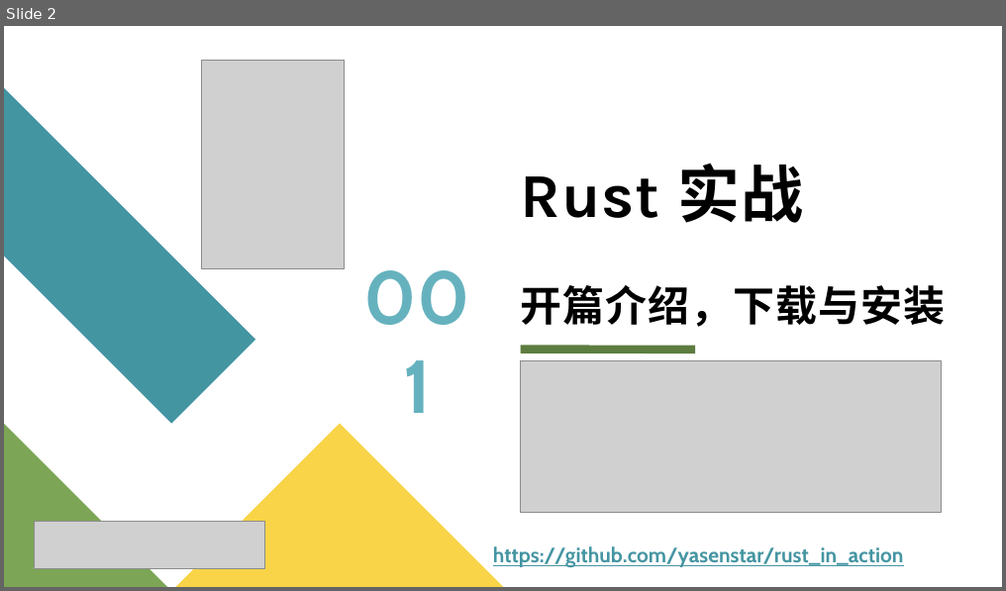
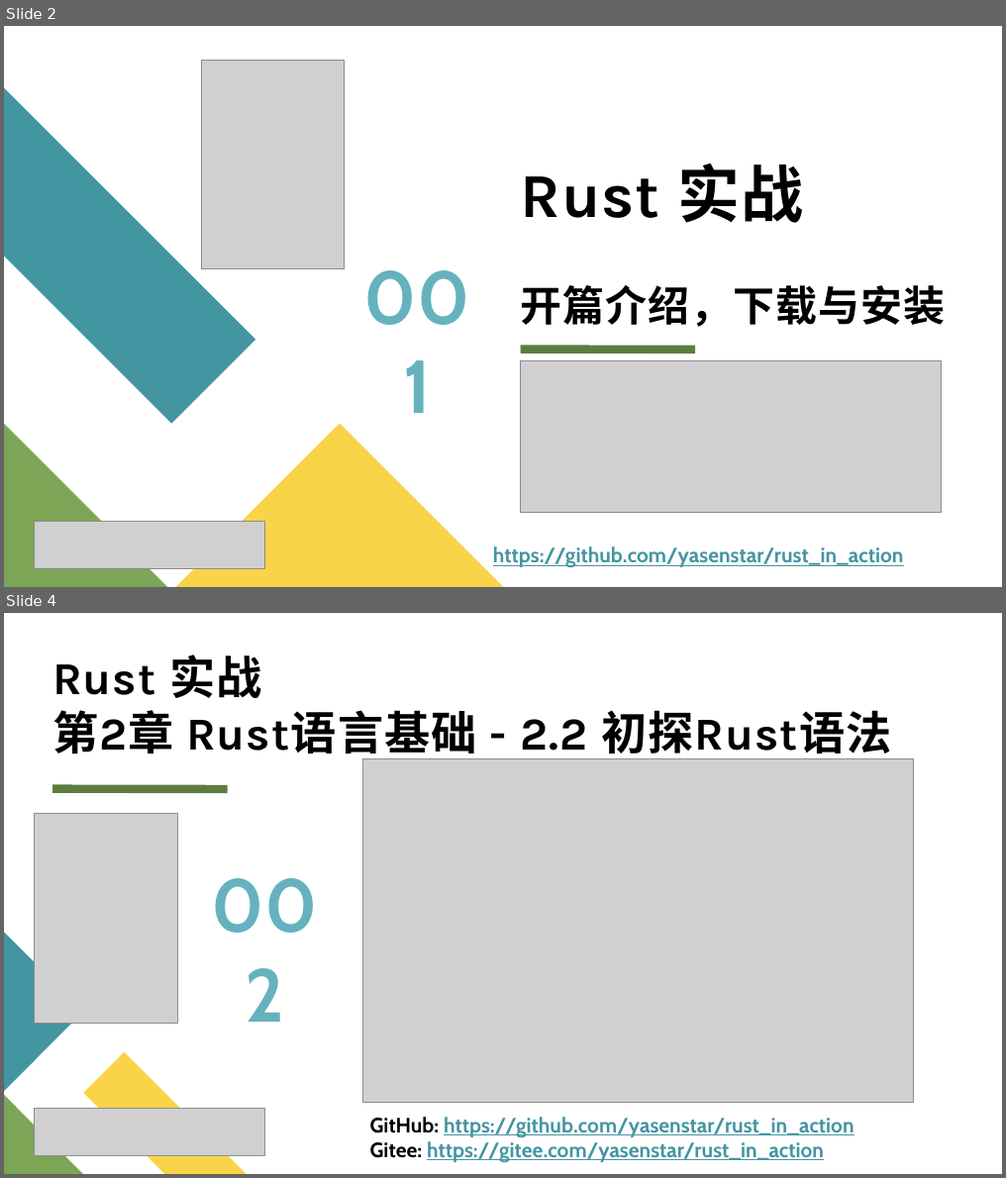
Before and after one commit to yasenstar/rust_in_action, a slide deck: rust_in_action_pages.pptx. Shown one above the other, each under a label of ours: slide 2 before the commit, slides 2 and 4 after it; the slides between them are not shown. The pictures are 1006x591 and 1006x1178 pixels, drawn with LibreOffice and Linux fonts; fonts in the diff are those of the drawing; grey boxes stand for pictures. Boxes give left, top, right and bottom in pixels: in the first picture for what was removed or moved away, otherwise in the second. Text is boxed around its words. In the diff, an @@ line names an element or a change of style, - is before the commit and + after.

```diff
--- a/rust_in_action_pages.pptx
+++ b/rust_in_action_pages.pptx
@@ slide 4 added at <box>4,613,1002,1174</box>, background #FFFFFF @@
@@ title added at <box>53,655,892,761</box>, 44 pt, text #000000, bold @@
+Rust 实战
+第2章 Rust语言基础 - 2.2 初探Rust语法
@@ picture added at <box>362,759,913,1103</box> @@
@@ line added from (53, 789) to (227, 789), #5D7D40 8 pt @@
@@ picture added at <box>35,814,177,1023</box> @@
@@ text added at <box>190,854,339,952</box>, 72 pt, text #65B2BE, bold @@
+002
@@ freeform shape added at <box>4,933,83,1091</box>, fill #4495A2 @@
@@ freeform shape added at <box>83,1053,246,1174</box>, fill #F9D448 @@
@@ freeform shape added at <box>4,1095,83,1174</box>, fill #7CA655 @@
@@ picture added at <box>35,1109,264,1157</box> @@
@@ text added at <box>370,1117,854,1163</box>, 20 pt, text #4495A2, bold, underline @@
+GitHub: https://github.com/yasenstar/rust_in_action
+Gitee: https://gitee.com/yasenstar/rust_in_action
```
Also in this commit, not shown: 1 slide changed, 5 other files.
